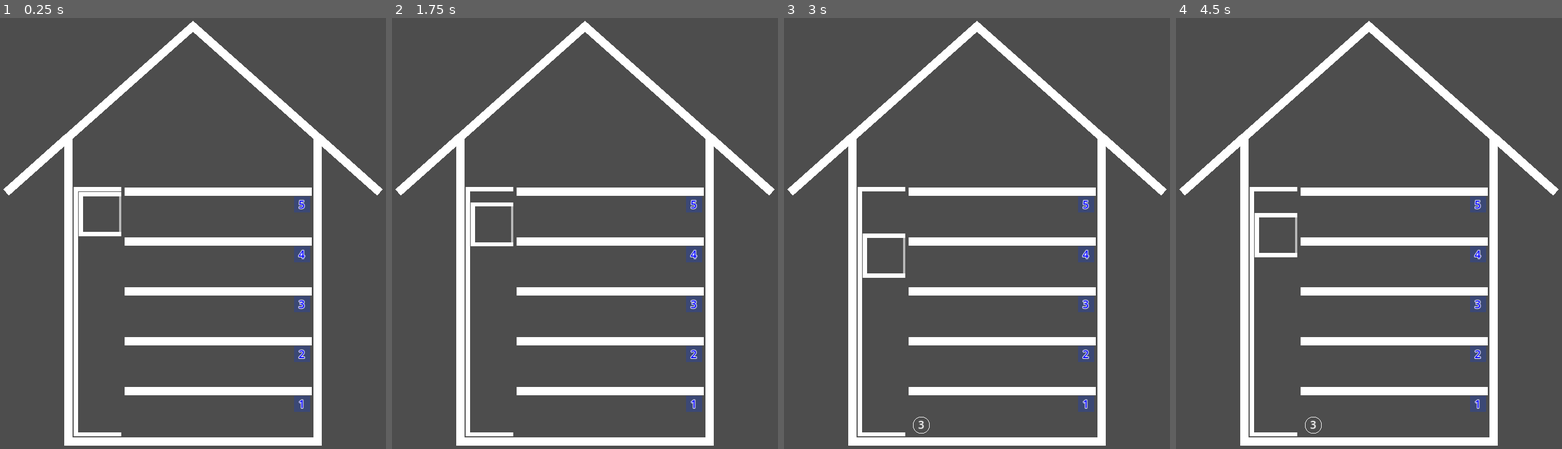
Above: before the commit, frames 1-4 (left to right).
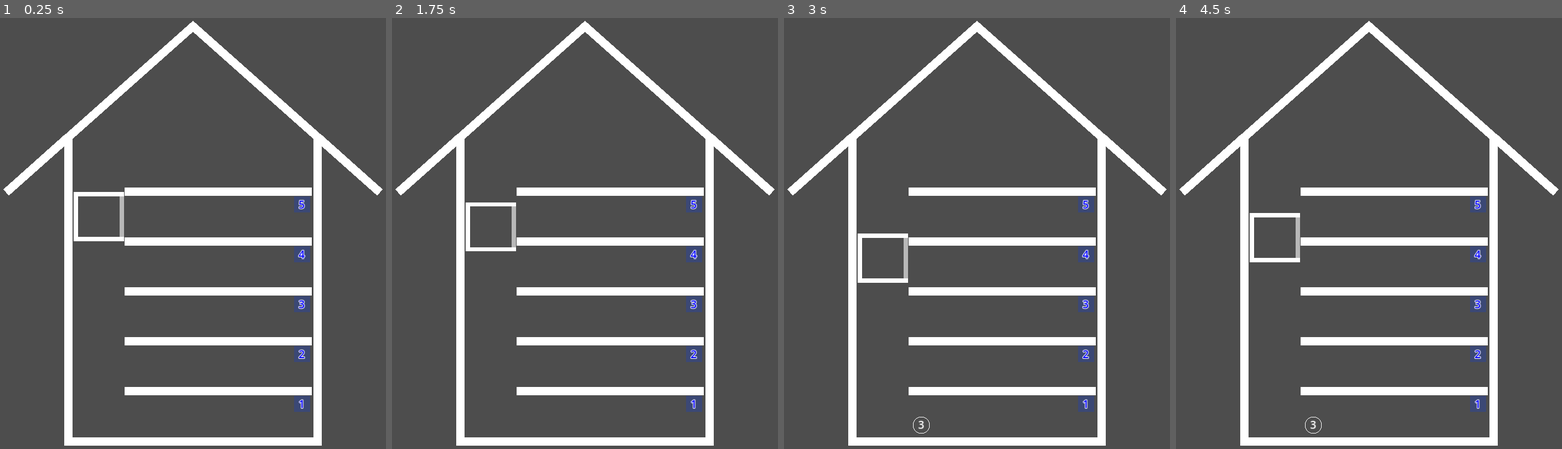
Above: after the commit, the same moments.

Repository: gilad905/elevator-boy
Game: Godot game, scene res://scenes/main.tscn
Same seed, same stepped clock (60 frames per second), same inputs: the game is played once before the commit and once after it.
Inputs:
- Up to frame 1 (0.25 s): no input
- Up to frame 2 (1.75 s): tap Enter at 0.5 s; hold Up (elevator_move_up) 0.53-1.28 s; tap Space (door_toggle) at 0.6, 1.25, 1.35 s; hold Down (elevator_move_down) from 1.28 s (still down)
- Up to frame 3 (3 s): release Down (elevator_move_down) at 2.03 s; hold Up (elevator_move_up) from 2.03 s (still down); tap Space (door_toggle) at 2.1, 2.85 s
- Up to frame 4 (4.5 s): release Up (elevator_move_up) at 3.53 s; hold Down (elevator_move_down) from 3.53 s (still down); tap Space (door_toggle) at 3.6, 4.35 s

The runs differ from the first frame. In frame 1, 1.2% of the frame differs, in the area x 19-33%, y 39-98%; in frame 2, 1.1%; in frame 3, 1.2%; in frame 4, 1.2%.

Commit message:
removed shaft; class room

Diff:
--- a/project.godot
+++ b/project.godot
@@ -18,6 +18,7 @@
 [autoload]
 
 Global="*res://scripts/global.gd"
+Room="*res://scripts/class_room.gd"
 
 [display]
 
--- a/scenes/main.tscn
+++ b/scenes/main.tscn
@@ -14,32 +14,24 @@
 metadata/test = SubResource("GDScript_pim70")
 metadata/_edit_lock_ = true
 
-[node name="ElevatorWrap" type="Node2D" parent="."]
+[node name="Elevator" type="Line2D" parent="."]
 position = Vector2(94, 206)
-metadata/_edit_lock_ = true
-
-[node name="Shaft" type="Line2D" parent="ElevatorWrap"]
-points = PackedVector2Array(55, 0, 0, 0, 0, 295, 55, 295)
-width = 5.0
-metadata/_edit_lock_ = true
-
-[node name="Elevator" type="Line2D" parent="ElevatorWrap"]
-points = PackedVector2Array(55, 6, 6, 6, 6, 54, 55, 54)
+points = PackedVector2Array(58, 6, 0, 6, 0, 60, 58, 60)
 width = 5.0
 script = ExtResource("4_iffau")
 one_floor_duration_sec = 2
 metadata/_edit_lock_ = true
 
-[node name="Door" type="Line2D" parent="ElevatorWrap/Elevator"]
+[node name="Door" type="Line2D" parent="Elevator"]
 position = Vector2(0, 8.5)
-points = PackedVector2Array(53.5, 0, 53.5, 43)
-width = 3.0
+points = PackedVector2Array(55.5, 0, 55.5, 49)
+width = 5.0
 default_color = Color(0.720467, 0.720468, 0.720467, 1)
 script = ExtResource("3_3jsbd")
 move_speed = 1.0
 metadata/_edit_lock_ = true
 
-[node name="Persons" type="Node2D" parent="ElevatorWrap/Elevator"]
+[node name="Persons" type="Node2D" parent="Elevator"]
 metadata/_edit_lock_ = true
 
 [node name="Floors" type="Node2D" parent="."]
@@ -61,16 +53,16 @@
 
 [node name="Floor_5" parent="Floors" instance=ExtResource("1_ec1if")]
 
-[node name="Building" type="Line2D" parent="."]
-position = Vector2(10, 10)
-points = PackedVector2Array(75, 500, 375, 500, 375, 133, 450, 200, 225, 0, 0, 200, 75, 133, 75, 505)
-metadata/_edit_lock_ = true
-
 [node name="Persons" type="Node" parent="."]
 script = ExtResource("3_ag5il")
 
 [node name="PersonsTimer" type="Timer" parent="Persons"]
 wait_time = 6.0
 
-[connection signal="has_opened" from="ElevatorWrap/Elevator/Door" to="." method="_on_door_opened"]
+[node name="Building" type="Line2D" parent="."]
+position = Vector2(10, 10)
+points = PackedVector2Array(75, 500, 375, 500, 375, 133, 450, 200, 225, 0, 0, 200, 75, 133, 75, 505)
+metadata/_edit_lock_ = true
+
+[connection signal="has_opened" from="Elevator/Door" to="." method="_on_door_opened"]
 [connection signal="timeout" from="Persons/PersonsTimer" to="." method="_on_persons_timer_timeout"]
--- /dev/null
+++ b/scripts/class_room.gd
@@ -0,0 +1,23 @@
+extends Node2D
+
+var person_limit: int = 0
+
+func add_person(person) -> void:
+    assert(has_room(), name + " is full")
+    $Persons.add_child(person)
+    update_person_position(person)
+
+func update_person_position(person: Node2D):
+    var spacing = Global.person_spacing
+    var radius = Global.person_radius
+    var i = person.get_index()
+    var x = spacing + (spacing + radius * 2) * i
+    var _position = Vector2(x, 25)
+    person.position = _position
+
+func update_person_positions() -> void:
+    for person in $Persons.get_children():
+        update_person_position(person)
+
+func has_room() -> bool:
+    return $Persons.get_child_count() < person_limit
--- a/scripts/elevator.gd
+++ b/scripts/elevator.gd
@@ -1,4 +1,4 @@
-extends Line2D
+extends Room
 
 @export var one_floor_duration_sec: int
 
@@ -7,6 +7,7 @@
 var is_moving: bool = false
 
 func _ready() -> void:
+	self.person_limit = 4
 	current_floor_num = Global.floor_count
 	var floor_1 = get_node("/root/Main/Floors/Floor_1")
 	var floor_2 = get_node("/root/Main/Floors/Floor_2")
@@ -41,15 +42,8 @@
 
 func move_one_floor(go_up: bool) -> void:
 	var target_floor: int = current_floor_num + (1 if go_up else -1)
-	if not is_floor_in_bounds(target_floor):
-		return
-	go_to_floor(target_floor)
-
-func add_person(person):
-	$Persons.add_child(person)
-	var i = person.get_index()
-	var _position = get_person_position(i)
-	person.position = _position
+	if is_floor_in_bounds(target_floor):
+		go_to_floor(target_floor)
 
 func get_person_position(i: int) -> Vector2:
 	var spacing = Global.person_spacing
@@ -62,6 +56,7 @@
 		if person.dest == current_floor_num:
 			$Persons.remove_child(person)
 			person.queue_free()
+	update_person_positions()
 
 func is_floor_in_bounds(floor_num: int) -> bool:
 	return floor_num >= 1 and floor_num <= Global.floor_count
--- a/scripts/floor.gd
+++ b/scripts/floor.gd
@@ -1,31 +1,15 @@
-class_name Floor extends Area2D
-
-const person_limit: int = 9
+extends Room
 
 func _ready() -> void:
+	self.person_limit = 9
 	$FloorNum.text = str(get_index() + 1)
 
-func add_person(person) -> void:
-	assert(has_room(), name + " is full")
-	$Persons.add_child(person)
-	var i = person.get_index()
-	var _position = get_person_position(i)
-	person.position = _position
-
-func get_person_position(i: int) -> Vector2:
-	var spacing = Global.person_spacing
-	var radius = Global.person_radius
-	var x = spacing + (spacing + radius * 2) * i
-	return Vector2(x, 25)
-
 func enter_elevator_next() -> void:
-	if $Persons.get_child_count() == 0:
+	var elevator = get_node("/root/Main/Elevator")
+	if not $Persons.get_child_count() or not elevator.has_room():
 		return
 
 	var person = $Persons.get_child(0)
 	$Persons.remove_child(person)
-	var elevator = get_node("/root/Main/ElevatorWrap/Elevator")
 	elevator.add_person(person)
-
-func has_room() -> bool:
-	return $Persons.get_child_count() < person_limit
+	update_person_positions()
--- a/scripts/main.gd
+++ b/scripts/main.gd
@@ -1,18 +1,15 @@
 extends Node2D
 
-var elevator: Node2D
-
 func _ready() -> void:
-	elevator = $ElevatorWrap/Elevator
 	await get_tree().create_timer(2).timeout
 	_on_persons_timer_timeout()
 	$Persons/PersonsTimer.start()
 
 func _process(_delta: float) -> void:
 	if Input.is_action_pressed("elevator_move_up"):
-		elevator.move_one_floor(true)
+		$Elevator.move_one_floor(true)
 	elif Input.is_action_pressed("elevator_move_down"):
-		elevator.move_one_floor(false)
+		$Elevator.move_one_floor(false)
 
 func _input(event: InputEvent) -> void:
 	if event.is_action_pressed("exit"):
@@ -22,6 +19,6 @@
 	$Persons.add_random_person()
 
 func _on_door_opened():
-	elevator.remove_persons_in_dest()
-	var current_floor = $Floors.get_floor(elevator.current_floor_num)
+	$Elevator.remove_persons_in_dest()
+	var current_floor = $Floors.get_floor($Elevator.current_floor_num)
 	current_floor.enter_elevator_next()
